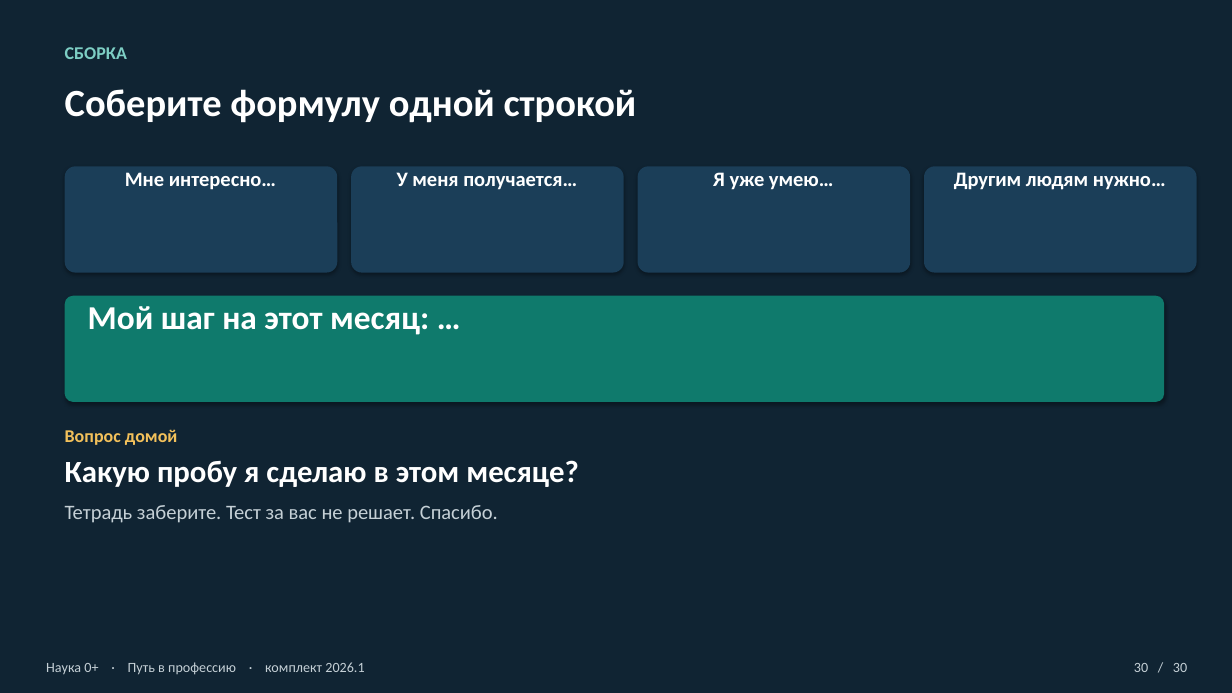
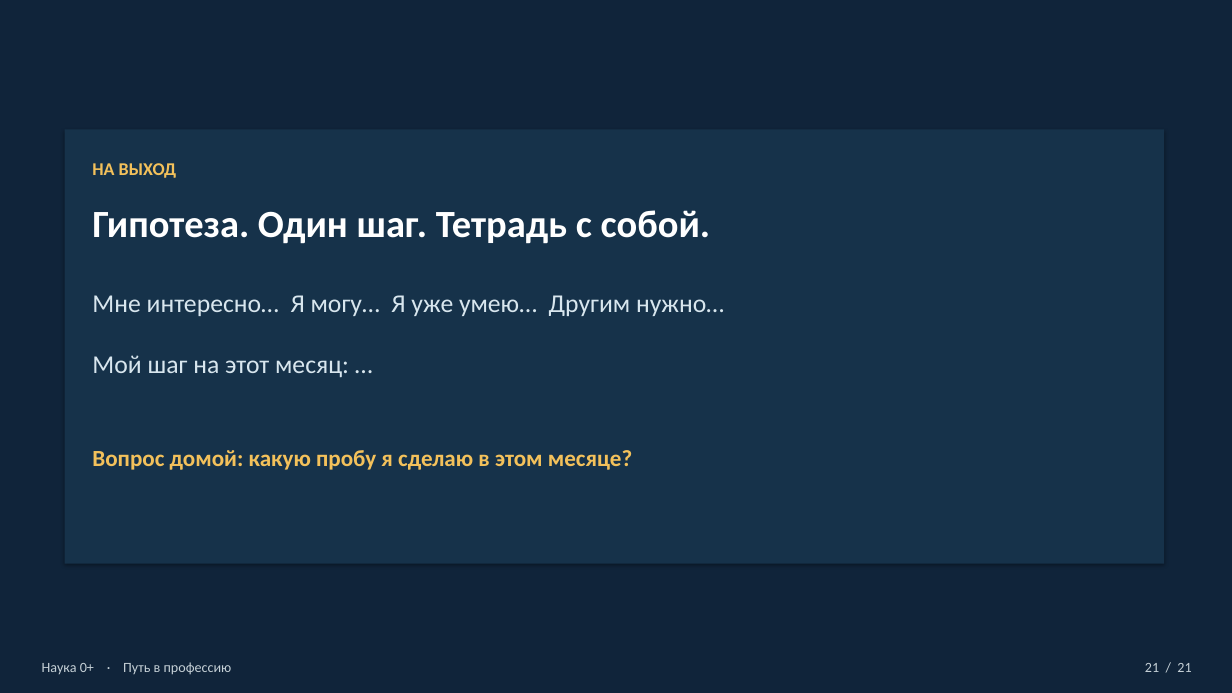
Before and after one commit to Sema917/-tourism, a slide deck: slide 21 of materials/Путь_в_профессию_презентация_60_минут.pptx (slide 30 before the commit). Drawn at 1232x693 pixels with LibreOffice and Linux fonts; fonts in the diff are those of the drawing; background and template pictures are left out; a plain dark background stands for a picture behind light text. Boxes give left, top, right and bottom in pixels: in the first picture for what was removed or moved away, otherwise in the second. Text is boxed around its words. In the diff, an @@ line names an element or a change of style, - is before the commit and + after.

```diff
--- a/materials/Путь_в_профессию_презентация_60_минут.pptx
+++ b/materials/Путь_в_профессию_презентация_60_минут.pptx
@@ background #FFFFFF to picture (left out) @@
@@ rectangle at (0, 0, 1232, 693): fill #102433 to #10243A @@
@@ text removed at (65, 47, 127, 59) @@
-СБОРКА
@@ text removed at (65, 89, 637, 123) @@
-Соберите формулу одной строкой
@@ rectangle added at (65, 129, 1165, 564), fill #16324A @@
@@ rounded rectangle removed at (65, 166, 337, 273) @@
@@ text added at (92, 163, 177, 178), 14 pt, text #F3C15B, bold @@
+НА ВЫХОД
@@ text removed at (125, 172, 276, 190) @@
-Мне интересно…
@@ rounded rectangle removed at (351, 166, 624, 273) @@
@@ text removed at (397, 172, 577, 190) @@
-У меня получается…
@@ rounded rectangle removed at (638, 166, 910, 273) @@
@@ text removed at (713, 172, 833, 190) @@
-Я уже умею…
@@ rounded rectangle removed at (924, 166, 1197, 273) @@
@@ text removed at (954, 172, 1166, 190) @@
-Другим людям нужно…
@@ text added at (92, 210, 711, 244), 30 pt, text #FFFFFF, bold @@
+Гипотеза. Один шаг. Тетрадь с собой.
@@ rounded rectangle removed at (65, 296, 1165, 402) @@
@@ text at (92, 295, 724, 378): text changed; size 26 to 20 pt; text colour #FFFFFF to #D8E6EE; bold off @@
-Мой шаг на этот месяц: …
+Мне интересно… Я могу… Я уже умею… Другим нужно…
+Мой шаг на этот месяц: …
@@ text at (92, 450, 632, 470): text changed; size 16 to 18 pt; text colour #C5D0D6 to #F3C15B; bold on @@
-Вопрос домой
-Какую пробу я сделаю в этом месяце?
-Тетрадь заберите. Тест за вас не решает. Спасибо.
+Вопрос домой: какую пробу я сделаю в этом месяце?
@@ text at (42, 662, 232, 675): text changed @@
-Наука 0+ · Путь в профессию · комплект 2026.1
+Наука 0+ · Путь в профессию
@@ text at (1145, 663, 1191, 672): text changed @@
-30 / 30
+21 / 21
```
Also in this commit, not shown: 12 other slides changed, 8 slides added, 17 slides removed, 19 other files.
